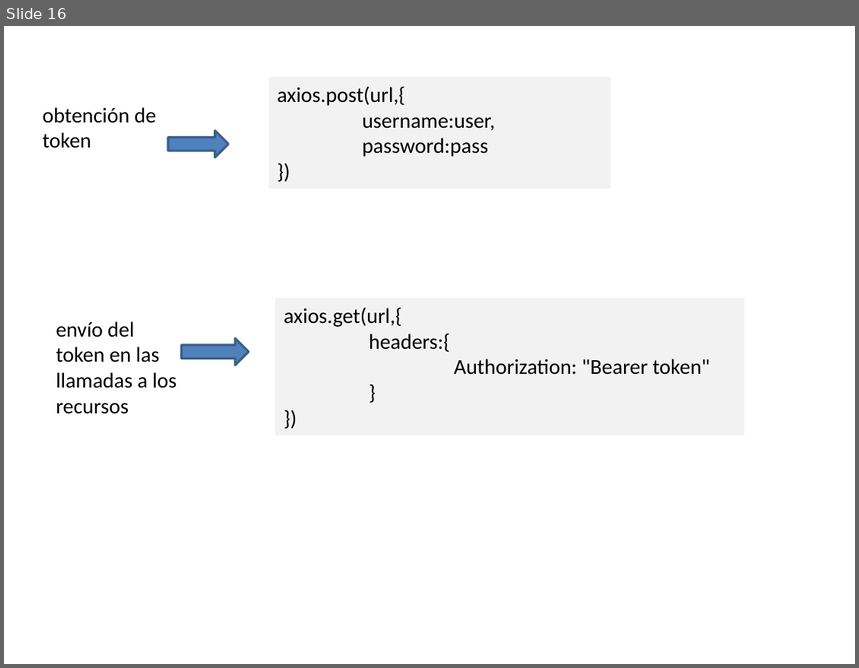
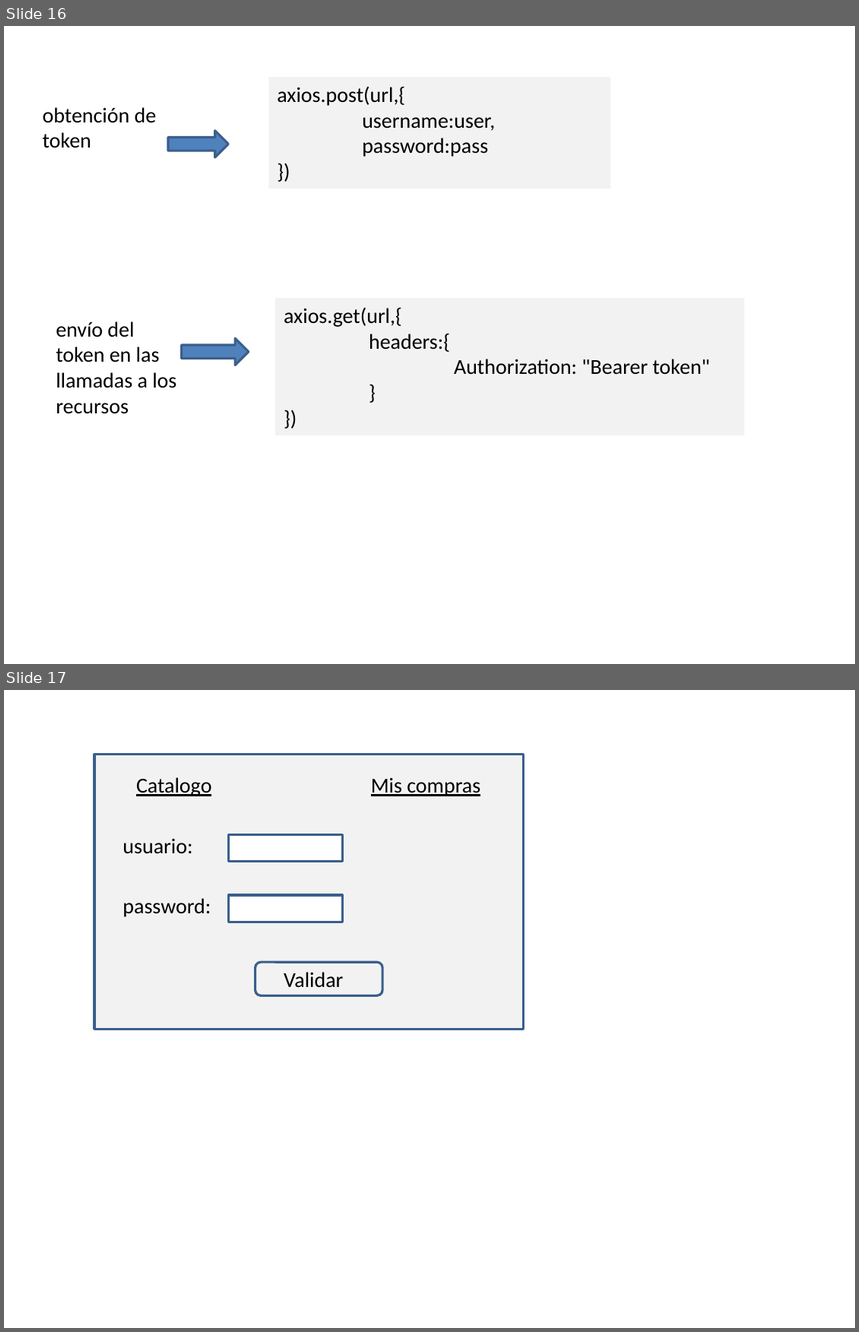
Before and after one commit to amartinsierra/nest2025, a slide deck: pizarra.pptx. Shown one above the other, each under a label of ours: slide 16 before the commit, slides 16 and 17 after it. The pictures are 859x668 and 859x1332 pixels, drawn with LibreOffice and Linux fonts; fonts in the diff are those of the drawing. Boxes give left, top, right and bottom in pixels: in the first picture for what was removed or moved away, otherwise in the second. Text is boxed around its words. In the diff, an @@ line names an element or a change of style, - is before the commit and + after.

```diff
--- a/pizarra.pptx
+++ b/pizarra.pptx
@@ slide 17 added at <box>4,690,855,1328</box>, background #FFFFFF @@
@@ rectangle added at <box>94,755,523,1030</box>, fill #F2F2F2, outline #3A5F8C 2 pt @@
@@ text added at <box>136,777,211,796</box>, 18 pt, text #000000, underline @@
+Catalogo
@@ text added at <box>371,777,481,796</box>, 18 pt, text #000000, underline @@
+Mis compras
@@ text added at <box>123,839,192,854</box>, 18 pt, text #000000 @@
+usuario:
@@ rectangle added at <box>229,834,343,861</box>, fill #FFFFFF, outline #3A5F8C 2 pt @@
@@ text added at <box>123,898,211,917</box>, 18 pt, text #000000 @@
+password:
@@ rectangle added at <box>229,895,343,922</box>, fill #FFFFFF, outline #3A5F8C 2 pt @@
@@ rounded rectangle added at <box>255,962,382,996</box>, fill #F2F2F2, outline #3A5F8C 2 pt @@
@@ text added at <box>284,972,343,988</box>, 18 pt, text #000000 @@
+Validar
```
Also in this commit, not shown: 3 other files.
